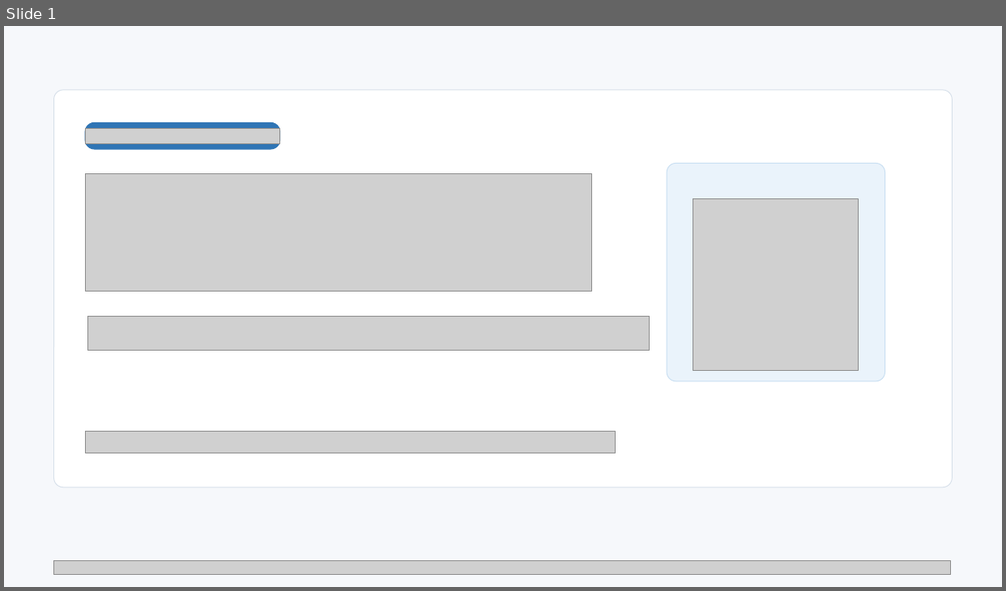
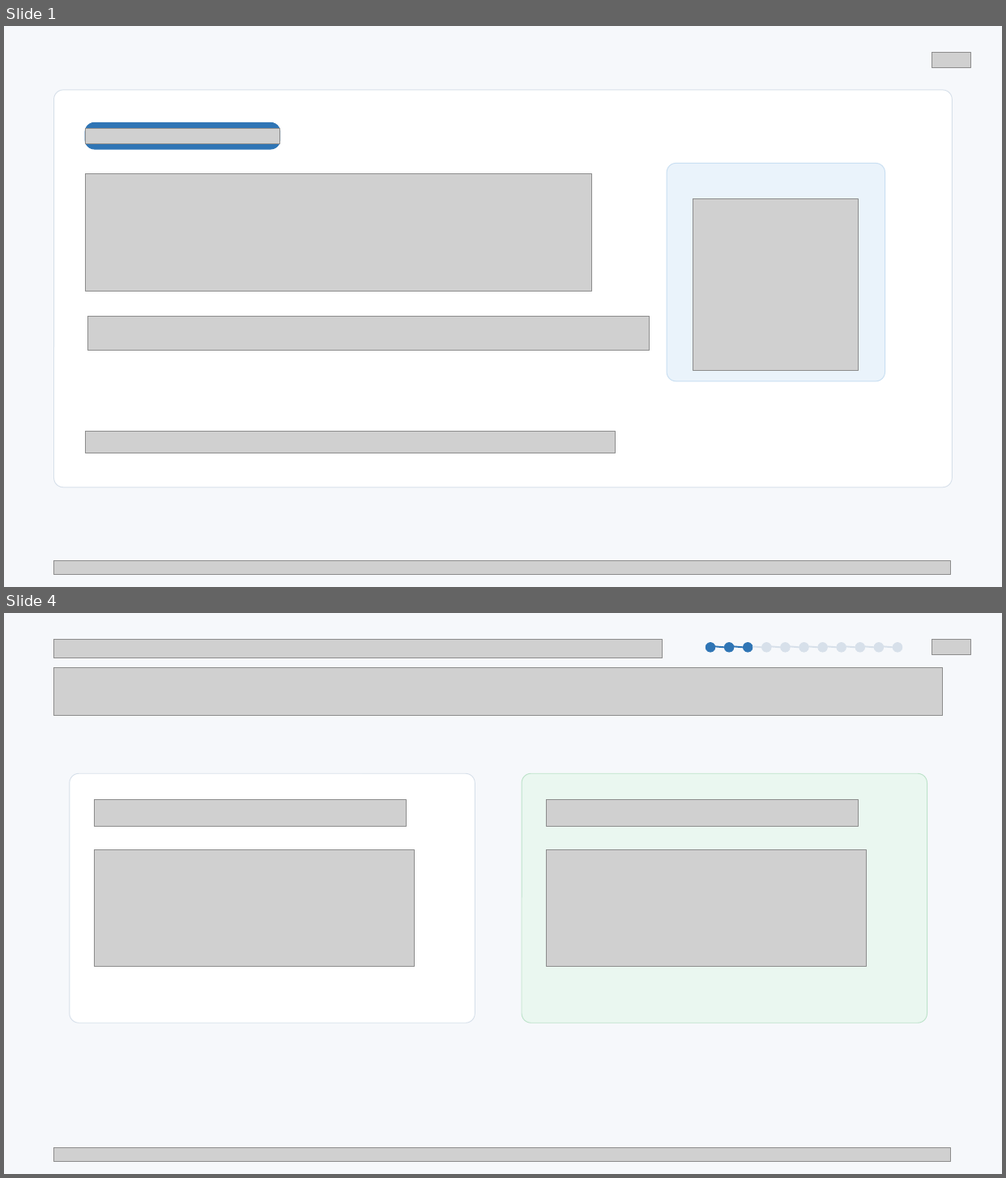
Before and after one commit to why-username/bigdata-agent, a slide deck: output/vehicle-defect-agent.pptx. Shown one above the other, each under a label of ours: slide 1 before the commit, slides 1 and 4 after it; the slides between them are not shown. The pictures are 1006x591 and 1006x1178 pixels, drawn with LibreOffice and Linux fonts; fonts in the diff are those of the drawing; grey boxes stand for pictures. Boxes give left, top, right and bottom in pixels: in the first picture for what was removed or moved away, otherwise in the second. Text is boxed around its words. In the diff, an @@ line names an element or a change of style, - is before the commit and + after.

```diff
--- a/output/vehicle-defect-agent.pptx
+++ b/output/vehicle-defect-agent.pptx
@@ slide 4 added at bbox=[4, 613, 1002, 1174], background #F6F8FB @@
@@ picture added at bbox=[54, 639, 662, 658] @@
@@ ellipse added at bbox=[706, 643, 715, 652], fill #2F75B5, outline #2F75B5 0.75 pt @@
@@ line added from (715, 647) to (724, 648), #2F75B5 1.5 pt @@
@@ ellipse added at bbox=[724, 643, 733, 652], fill #2F75B5, outline #2F75B5 0.75 pt @@
@@ line added from (734, 647) to (744, 648), #2F75B5 1.5 pt @@
@@ ellipse added at bbox=[744, 643, 752, 652], fill #2F75B5, outline #2F75B5 0.75 pt @@
@@ line added from (752, 647) to (761, 648), #D7E0EA 1.5 pt @@
@@ ellipse added at bbox=[761, 643, 770, 652], fill #D7E0EA, outline #D7E0EA 0.75 pt @@
@@ line added from (771, 647) to (781, 648), #D7E0EA 1.5 pt @@
@@ ellipse added at bbox=[781, 643, 790, 652], fill #D7E0EA, outline #D7E0EA 0.75 pt @@
@@ line added from (790, 647) to (799, 648), #D7E0EA 1.5 pt @@
@@ ellipse added at bbox=[799, 643, 808, 652], fill #D7E0EA, outline #D7E0EA 0.75 pt @@
@@ line added from (809, 647) to (819, 648), #D7E0EA 1.5 pt @@
@@ ellipse added at bbox=[819, 643, 828, 652], fill #D7E0EA, outline #D7E0EA 0.75 pt @@
@@ line added from (828, 647) to (837, 648), #D7E0EA 1.5 pt @@
@@ ellipse added at bbox=[837, 643, 846, 652], fill #D7E0EA, outline #D7E0EA 0.75 pt @@
@@ line added from (846, 647) to (856, 648), #D7E0EA 1.5 pt @@
@@ ellipse added at bbox=[856, 643, 865, 652], fill #D7E0EA, outline #D7E0EA 0.75 pt @@
@@ line added from (865, 647) to (874, 648), #D7E0EA 1.5 pt @@
@@ ellipse added at bbox=[874, 643, 883, 652], fill #D7E0EA, outline #D7E0EA 0.75 pt @@
@@ line added from (884, 647) to (893, 648), #D7E0EA 1.5 pt @@
@@ ellipse added at bbox=[893, 643, 902, 652], fill #D7E0EA, outline #D7E0EA 0.75 pt @@
@@ picture added at bbox=[932, 639, 971, 655] @@
@@ picture added at bbox=[54, 667, 944, 717] @@
@@ rounded rectangle added at bbox=[70, 774, 475, 1023], fill #FFFFFF, outline #D7E0EA 0.75 pt @@
@@ rounded rectangle added at bbox=[522, 774, 928, 1023], fill #EAF7F0, outline #BDE3CA 0.75 pt @@
@@ picture added at bbox=[95, 800, 407, 826] @@
@@ picture added at bbox=[547, 800, 859, 826] @@
@@ picture added at bbox=[95, 850, 414, 967] @@
@@ picture added at bbox=[547, 850, 867, 967] @@
@@ picture added at bbox=[54, 1148, 951, 1162] @@
@@ slide 1 changed as well @@
@@ picture added at bbox=[932, 52, 971, 68] @@
```
Also in this commit, not shown: 10 other slides changed, 1 slide removed, 1 other file.
